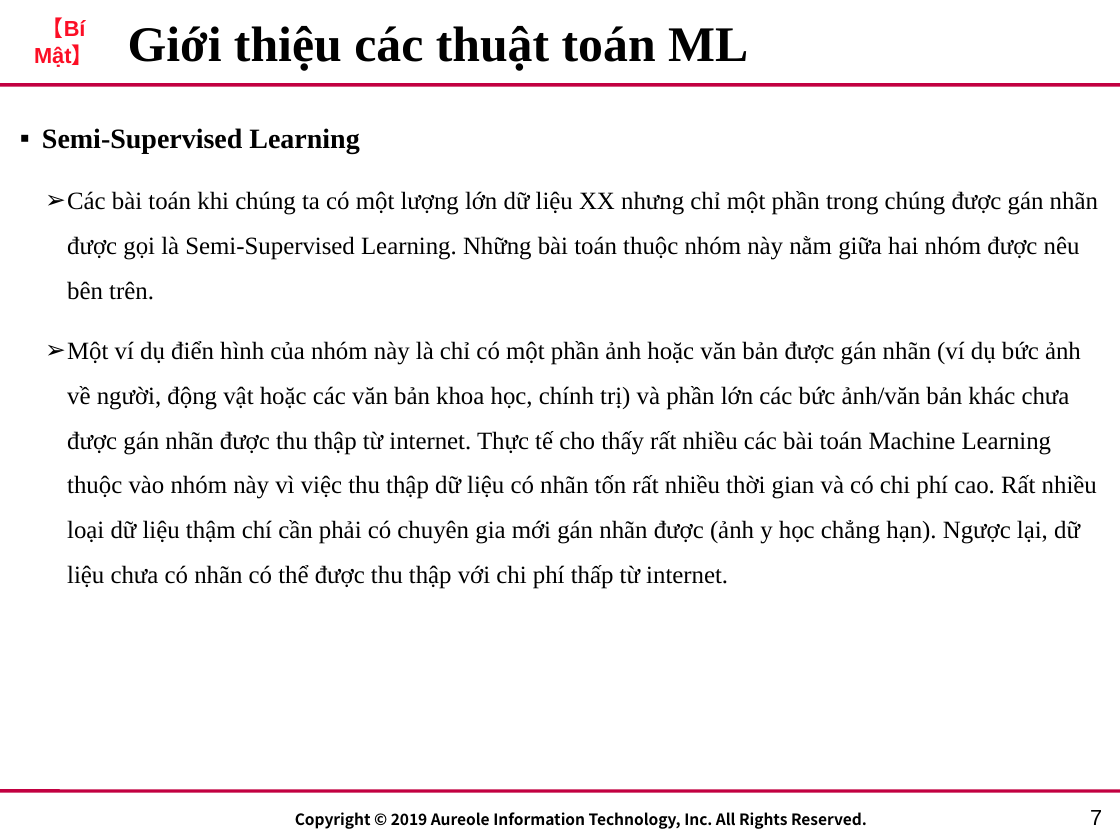
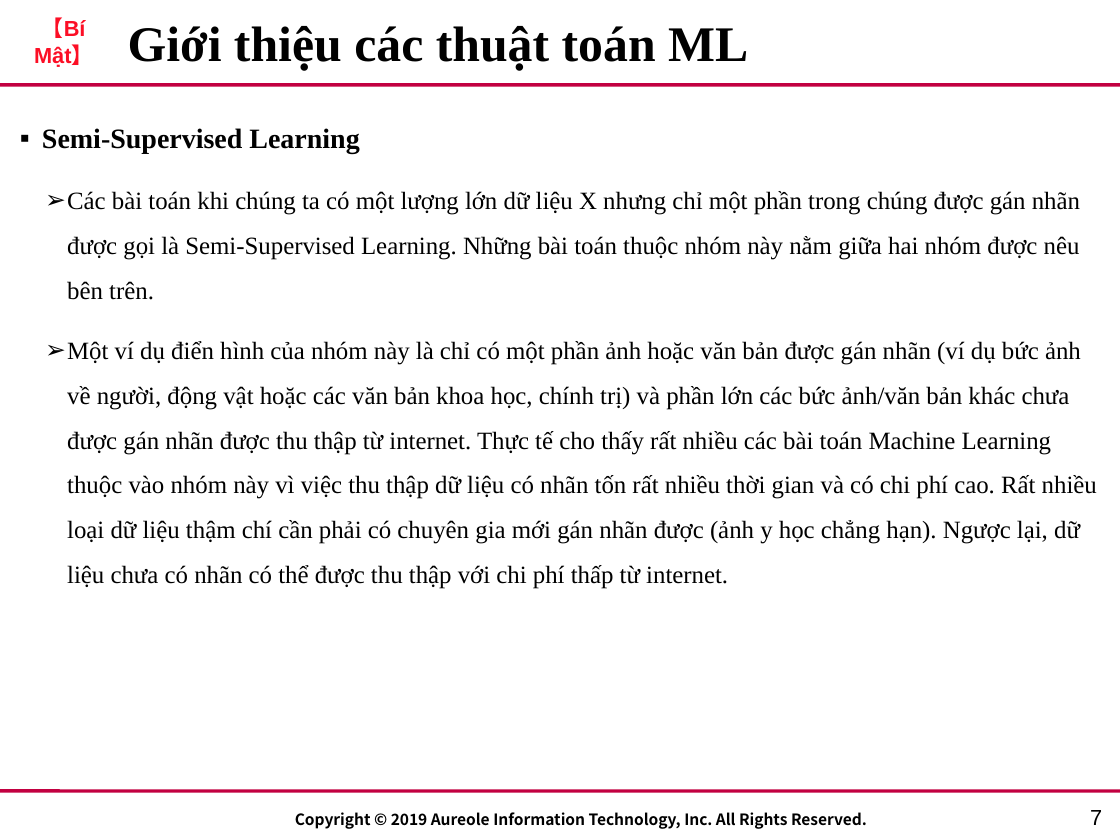
Before and after one commit to lucas2298/chat, a slide deck: slide 8 of AIT_Template.pptx. Drawn at 1120x840 pixels with LibreOffice and Linux fonts; fonts in the diff are those of the drawing; background and template pictures are left out. Boxes give left, top, right and bottom in pixels: in the first picture for what was removed or moved away, otherwise in the second. Text is boxed around its words. In the diff, an @@ line names an element or a change of style, - is before the commit and + after.

```diff
--- a/AIT_Template.pptx
+++ b/AIT_Template.pptx
@@ text at (67, 191, 1080, 300): text changed @@
-  ➢ Các bài toán khi chúng ta có một lượng lớn dữ liệu XX nhưng chỉ một phần trong chúng được gán nhãn được gọi là Semi-Supervised Learning. Những bài toán thuộc nhóm này nằm giữa hai nhóm được nêu bên trên.
+  ➢ Các bài toán khi chúng ta có một lượng lớn dữ liệu X nhưng chỉ một phần trong chúng được gán nhãn được gọi là Semi-Supervised Learning. Những bài toán thuộc nhóm này nằm giữa hai nhóm được nêu bên trên.
```
Also in this commit, not shown: 2 other slides changed, 13 slides added, 2 slides removed, 6 other files.
